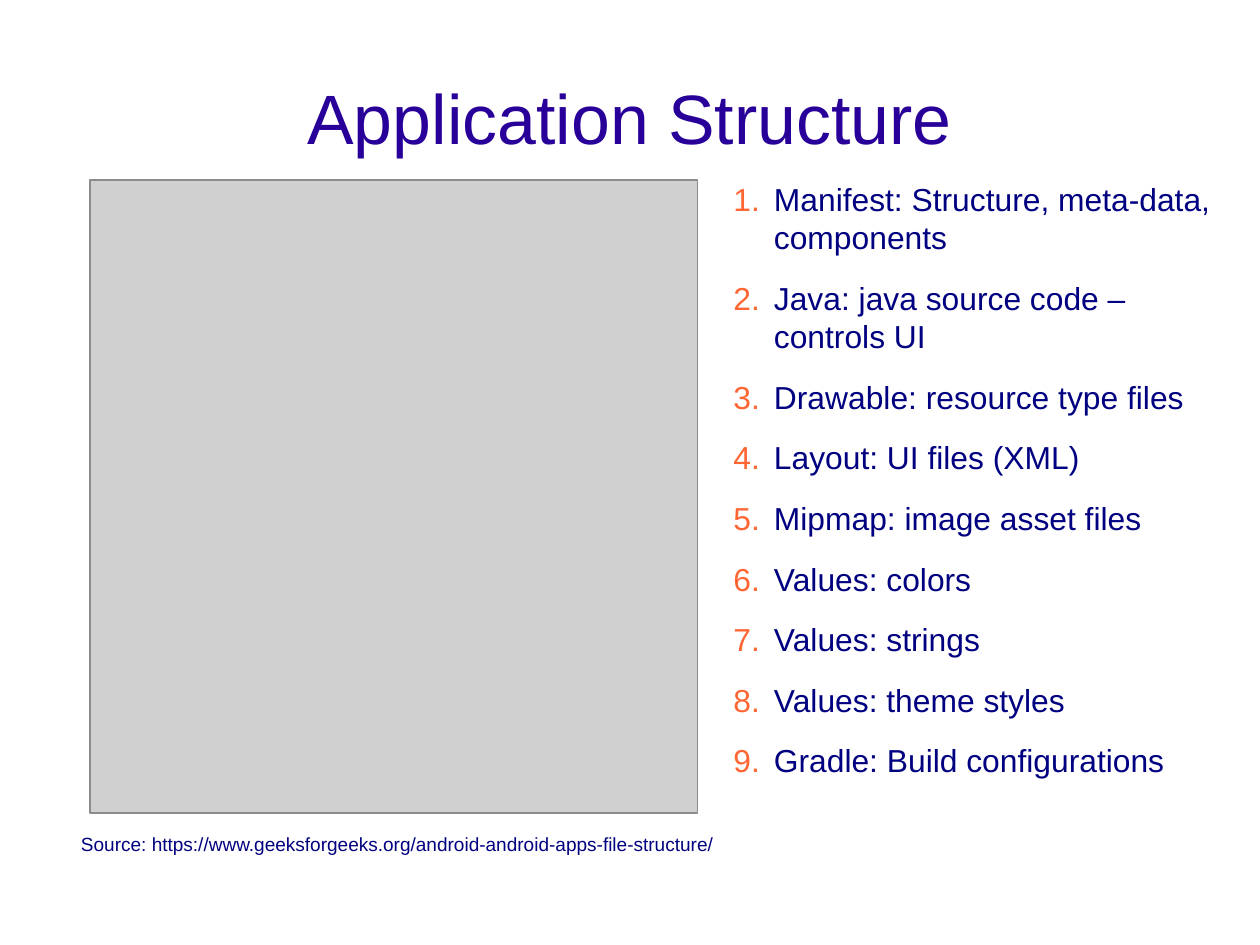
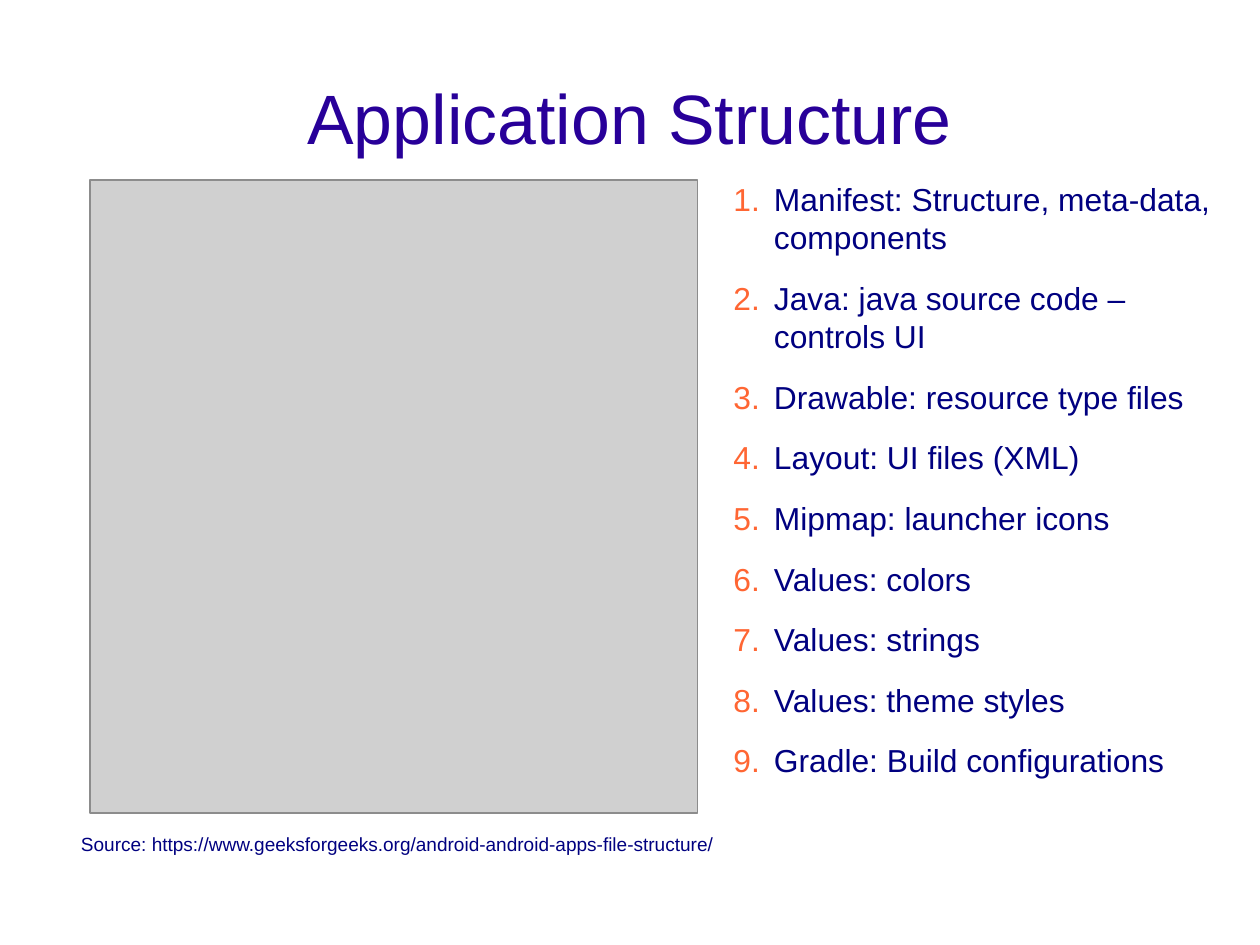
Before and after one commit to Sifis-Develop/Spoon-Knife, a slide deck: slide 4 of android_dev.odp (slide 3 before the commit). Drawn at 1260x945 pixels with LibreOffice and Linux fonts; fonts in the diff are those of the drawing; grey boxes stand for pictures; background and template pictures are left out. Boxes give left, top, right and bottom in pixels: in the first picture for what was removed or moved away, otherwise in the second. Text is boxed around its words. In the diff, an @@ line names an element or a change of style, - is before the commit and + after.

```diff
--- a/android_dev.odp
+++ b/android_dev.odp
@@ text at <box>774,507,1109,536</box>: text changed @@
-5. Mipmap: image asset files
+5. Mipmap: launcher icons
```
Also in this commit, not shown: 6 other slides changed, 6 slides added, 1 slide removed.
